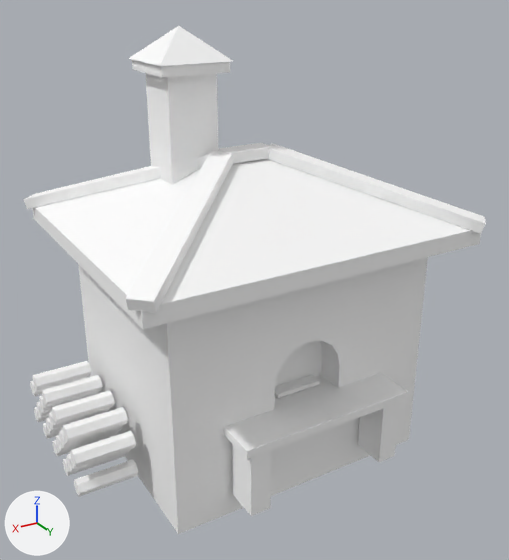
The glTF model games/yorimichi/assets/belmonte/meshes/SM_BM_BH_Forno.glb, before and after one commit.
Before and after are seen from a camera (50 mm lens) standing at (4.12, 7.07, 5.4) and looking at (0.02, 0.25, 1.98). The axes (+X, +Y, +Z) are drawn at lower left. The lights are the same throughout. The picture after the commit comes second. Vertices at exactly the same position are counted once.

In view in the first picture: 'SM_BM_BH_Forno'.
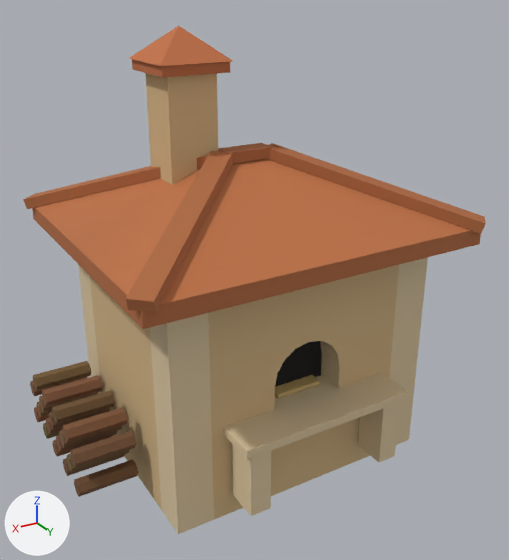
Changed parts and their boxes (x1, y1, x2, y2) in the pictures (509 x 560 px):
part 1 of me_sm_bh_forno, recoloured (white to brown)
    both: (23, 59, 486, 497)
part 2 of me_sm_bh_forno, recoloured (white to beige)
    both: (78, 26, 428, 534)

The change in detail:
me_sm_bh_forno has 533 vertices, 799 faces and spans x -2.21..2.55, y -1.91..1.91, z -0.3..4.91.
me_sm_bh_forno is used by ob_sm_bm_bh_forno; location (0.0, 0.0, 0.0).
me_sm_bh_forno part 1: 477 faces centred in x -2.13..2.55, y -1.84..1.84, z 0.03..4.55 are repainted in the vertex colours; the middle colour goes from white #ffffff to brown #7c5839.
me_sm_bh_forno part 2: 322 faces centred in x -1.7..1.7, y -1.4..1.9, z -0.17..4.67 are repainted in the vertex colours; the middle colour goes from white #ffffff to beige #d3b586.
